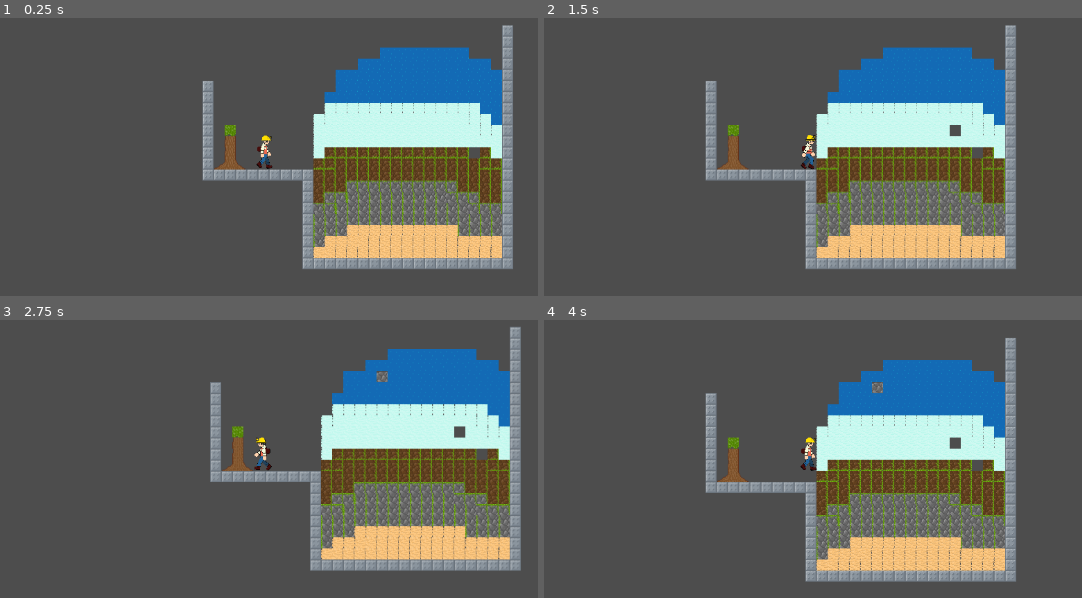
Above: before the commit, frames 1-4 (two rows, left to right).
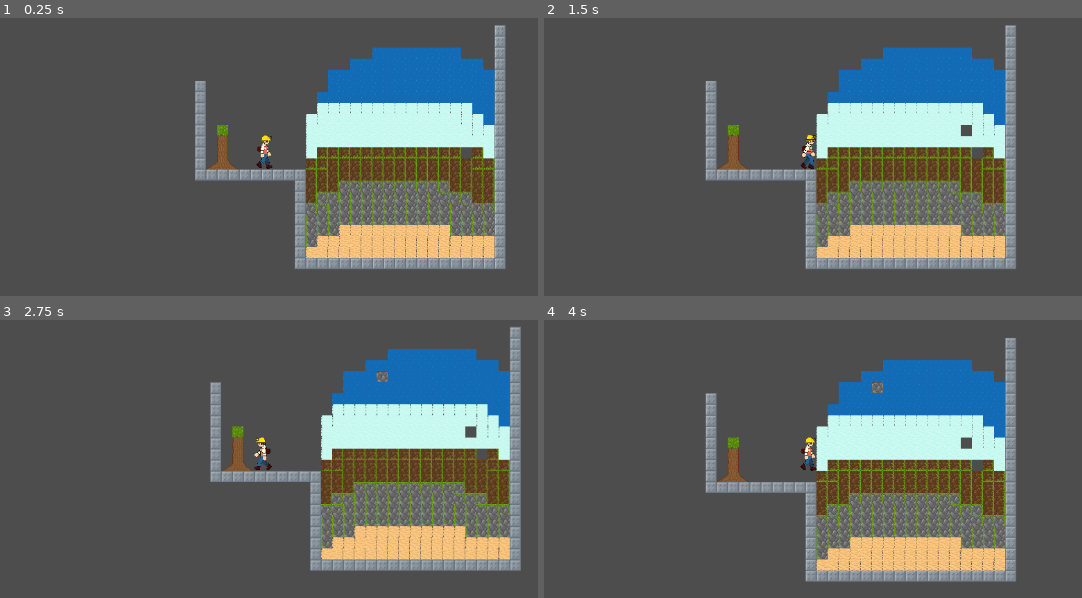
Above: after the commit, the same moments.

Repository: kangurm/Blockbuster
Game: Godot game, scene res://scenes/grid-test.tscn
Two runs of this game, one before a commit and one after it. Both use one fixed random seed, a clock stepped at 60 frames per second and the inputs below.
Inputs (mouse positions are in pixels of both pictures, inside the frame that each line leads up to):
- Up to frame 1 (0.25 s): no input
- Up to frame 2 (1.5 s): tap Enter (ui_accept) at 0.5, 0.77 s; move the mouse to (985, 145) at 0.52 s; hold Right (ui_right) from 0.53 s (still down); click (985, 145) at 0.6 s; move the mouse to (646, 193) at 1.27 s; click (646, 193) at 1.35 s
- Up to frame 3 (2.75 s): tap Enter (ui_accept) at 1.52 s; move the mouse to (344, 372) at 2.02 s; release Right (ui_right) at 2.03 s; hold Left (ui_left) from 2.03 s (still down); right-click (344, 372) at 2.1 s; click (344, 372) at 2.3 s
- Up to frame 4 (4 s): move the mouse to (769, 561) at 2.77 s; release Left (ui_left) at 2.78 s; hold Right (ui_right) from 2.78 s (still down); click (769, 561) at 2.85 s; tap Enter (ui_accept) at 3.02, 3.77 s; move the mouse to (1049, 539) at 3.52 s; click (1049, 539) at 3.6 s

The runs differ from the first frame. In frame 1, 12% of the frame differs, in the area x 36-96%, y 2-91%; in frame 2, 0.2%; in frame 3, 0.2%; in frame 4, 0.2%.

Commit message:
signal from

Diff:
--- a/scenes/TileMap.gd
+++ b/scenes/TileMap.gd
@@ -1,5 +1,6 @@
 extends TileMap
 
+signal tile_broken
 
 # Called when the node enters the scene tree for the first time.
 func _ready():
@@ -19,6 +20,8 @@
 		#print(tile_info)
 		print(tile_atlas_coord)
 		set_cell(0, tile_mouse_pos, -1)
+		if tile_atlas_coord != Vector2i(-1, -1):
+			emit_signal("tile_broken", 10)
 
 
 
@@ -31,4 +34,5 @@
 
 			var source_id = 0
 			var atlas_coord = Vector2i(1,0)
+
 			set_cell(0,tile_mouse_pos, source_id, atlas_coord)
--- /dev/null
+++ b/scenes/grid-test.gd
@@ -0,0 +1,8 @@
+extends Node2D
+
+@onready var tile_map = $TileMap
+@onready var player = $player
+var score = 0
+
+func _ready():
+	tile_map.tile_broken.connect(player._on_tile_broken)
--- a/scenes/grid-test.tscn
+++ b/scenes/grid-test.tscn
@@ -1,12 +1,18 @@
-[gd_scene load_steps=3 format=3 uid="uid://d0q181kjlx5ao"]
+[gd_scene load_steps=5 format=3 uid="uid://d0q181kjlx5ao"]
 
-[ext_resource type="TileSet" uid="uid://db1ab1ibfd118" path="res://tileset.tres" id="1_njt13"]
+[ext_resource type="Script" path="res://scenes/grid-test.gd" id="1_e5p4q"]
+[ext_resource type="TileSet" uid="uid://bjj2rwg43xy74" path="res://tileset.tres" id="1_njt13"]
+[ext_resource type="PackedScene" uid="uid://ely0qhtbl0et" path="res://scenes/player.tscn" id="2_kc10y"]
 [ext_resource type="Script" path="res://scenes/TileMap.gd" id="2_x7qx0"]
 
 [node name="Node2D" type="Node2D"]
+script = ExtResource("1_e5p4q")
+
+[node name="player" parent="." instance=ExtResource("2_kc10y")]
+position = Vector2(-13, 31)
 
 [node name="TileMap" type="TileMap" parent="."]
 tile_set = ExtResource("1_njt13")
 format = 2
-layer_0/tile_data = PackedInt32Array(65529, 589824, 5, 19660 …(6433 unchanged characters)… 6, 131067, 65536, 6, 131068, 131072, 6, 65531, 196608, 6, -5, 196608, 6, -65541, 851968, 6, -2, 1, 65536)
+layer_0/tile_data = PackedInt32Array(65529, 589824, 5, 19660 …(6433 unchanged characters)… 6, 131067, 65536, 6, 131068, 131072, 6, -5, 196608, 6, -65541, 851968, 6, 65531, 196608, 6)
 script = ExtResource("2_x7qx0")
--- a/scenes/player.gd
+++ b/scenes/player.gd
@@ -2,7 +2,7 @@
 
 
 
-
+var score = 0
 const SPEED = 300.0
 const JUMP_VELOCITY = -400.0
 
@@ -41,3 +41,9 @@
 	else:
 		$AnimatedSprite2D.stop()
 	move_and_slide()
+
+
+
+func _on_tile_broken(N):
+	score += N
+	print("Score: ", score)
Not shown: 1 places in tileset.tres that only renumber resources
